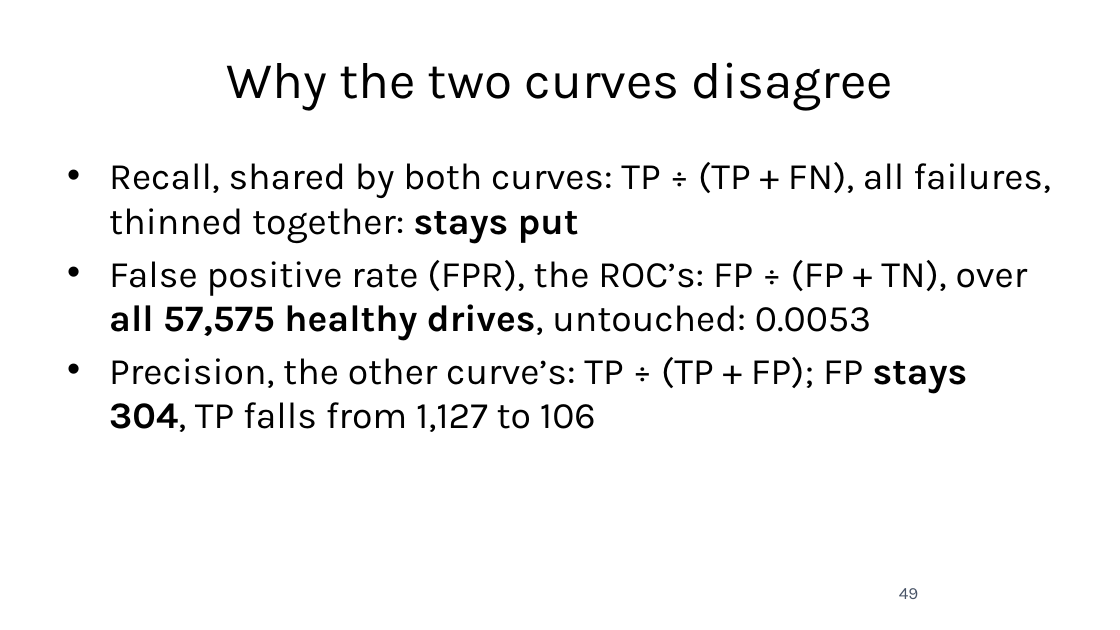
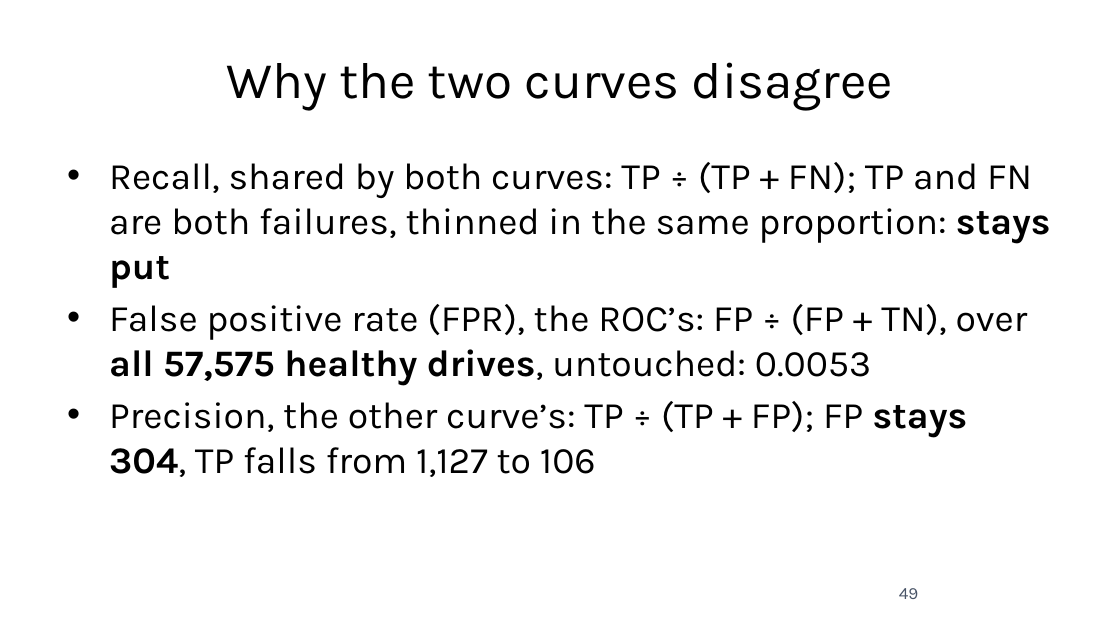
Before and after one commit to fabioantonini/technologies-for-artificial-intelligence, a slide deck: slide 49 of Lessons/04_classification_and_metrics/Slides/classification_and_metrics_slides.pptx. Drawn at 1120x630 pixels with LibreOffice and Linux fonts; fonts in the diff are those of the drawing; background and template pictures are left out. Boxes give left, top, right and bottom in pixels: in the first picture for what was removed or moved away, otherwise in the second. Text is boxed around its words. In the diff, an @@ line names an element or a change of style, - is before the commit and + after.

```diff
--- a/Lessons/04_classification_and_metrics/Slides/classification_and_metrics_slides.pptx
+++ b/Lessons/04_classification_and_metrics/Slides/classification_and_metrics_slides.pptx
@@ text at [109,162,1051,288]: text changed @@
-• Recall, shared by both curves: TP ÷ (TP + FN), all failures, thinned together: stays put
+• Recall, shared by both curves: TP ÷ (TP + FN); TP and FN are both failures, thinned in the same proportion: stays put
```
Also in this commit, not shown: 2 other files.
